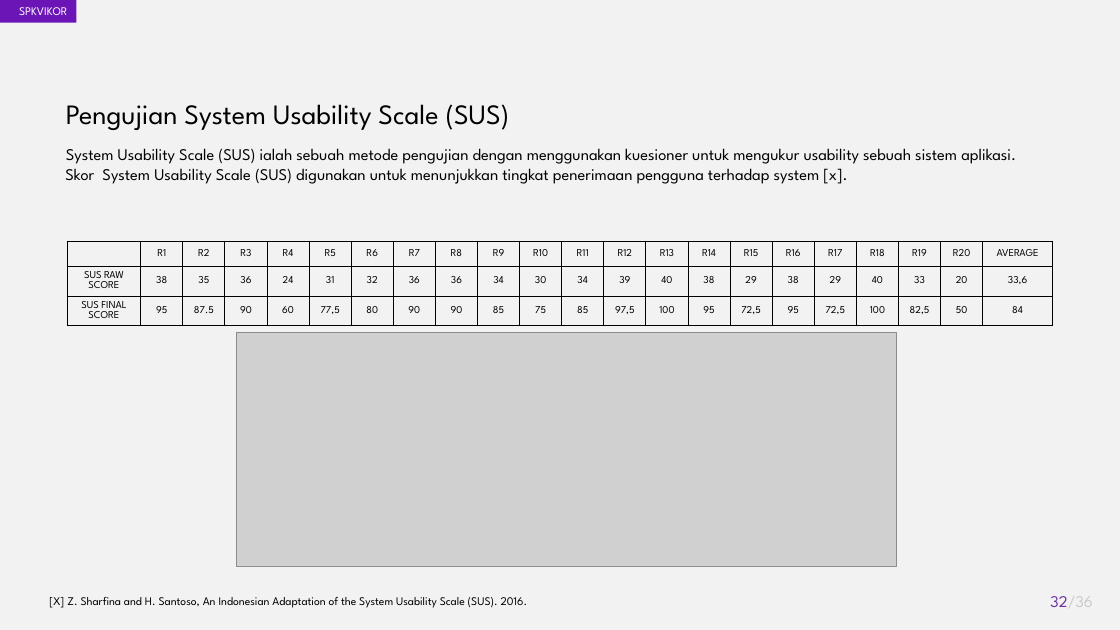
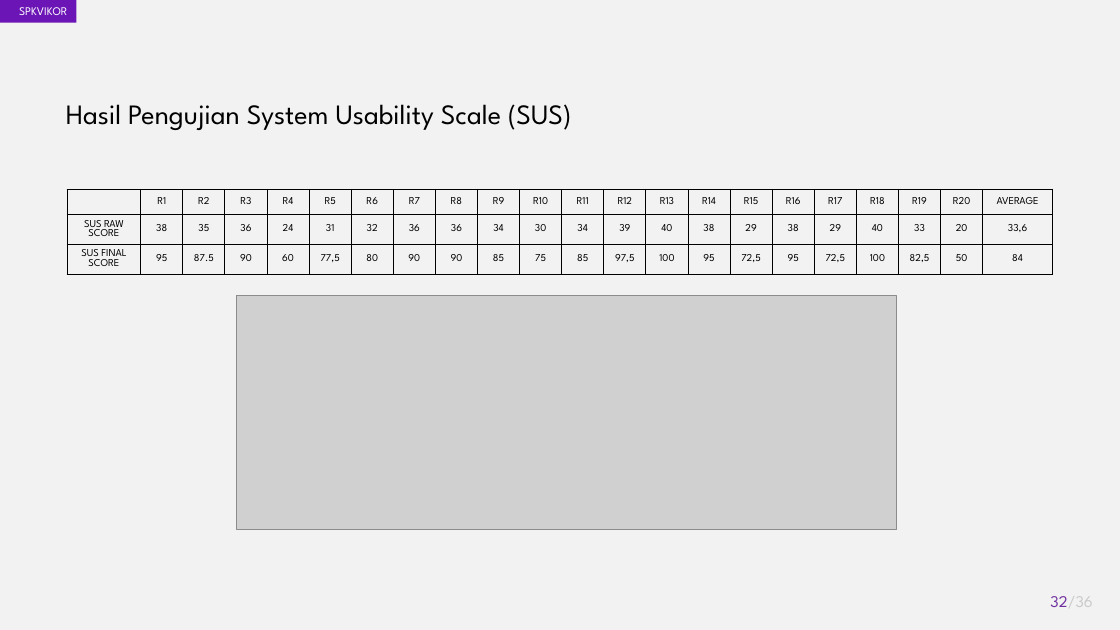
Before and after one commit to akhmadali7/TugasAkhir, a slide deck: slide 32 of PPT - TA - Akhmad Ali Sajidin.pptx. Drawn at 1120x630 pixels with LibreOffice and Linux fonts; fonts in the diff are those of the drawing; grey boxes stand for pictures. Boxes give left, top, right and bottom in pixels: in the first picture for what was removed or moved away, otherwise in the second. Text is boxed around its words. In the diff, an @@ line names an element or a change of style, - is before the commit and + after.

```diff
--- a/PPT - TA - Akhmad Ali Sajidin.pptx
+++ b/PPT - TA - Akhmad Ali Sajidin.pptx
@@ text at (66,104,572,130): text changed @@
-Pengujian System Usability Scale (SUS)
+Hasil Pengujian System Usability Scale (SUS)
@@ text removed at (65,148,1016,184) @@
-System Usability Scale (SUS) ialah sebuah metode pengujian dengan menggunakan kuesioner untuk mengukur usability sebuah sistem aplikasi. Skor System Usability Scale (SUS) digunakan untuk menunjukkan tingkat penerimaan pengguna terhadap system [x].
@@ table: place and size @@
-table at (67,241,1051,326)
+table at (67,189,1051,274)
@@ picture: place and size @@
-picture at (236,333,897,567)
+picture at (236,296,897,530)
@@ text removed at (49,597,528,608) @@
-[X] Z. Sharfina and H. Santoso, An Indonesian Adaptation of the System Usability Scale (SUS). 2016.
```
Also in this commit, not shown: 9 other slides changed, 1 other file.
